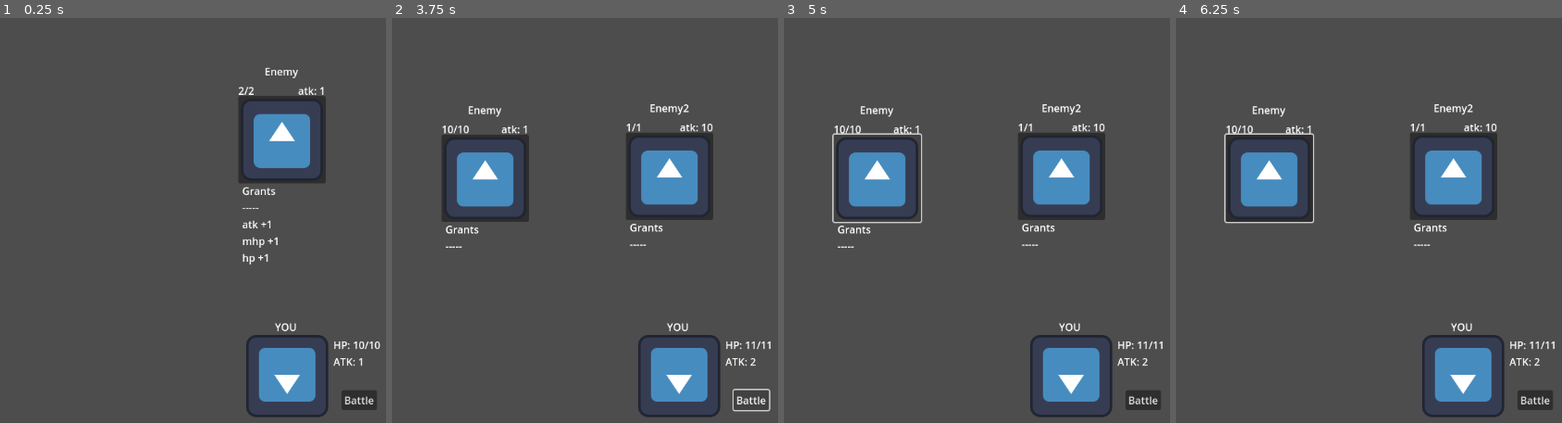
Above: before the commit, frames 1-4 (left to right).
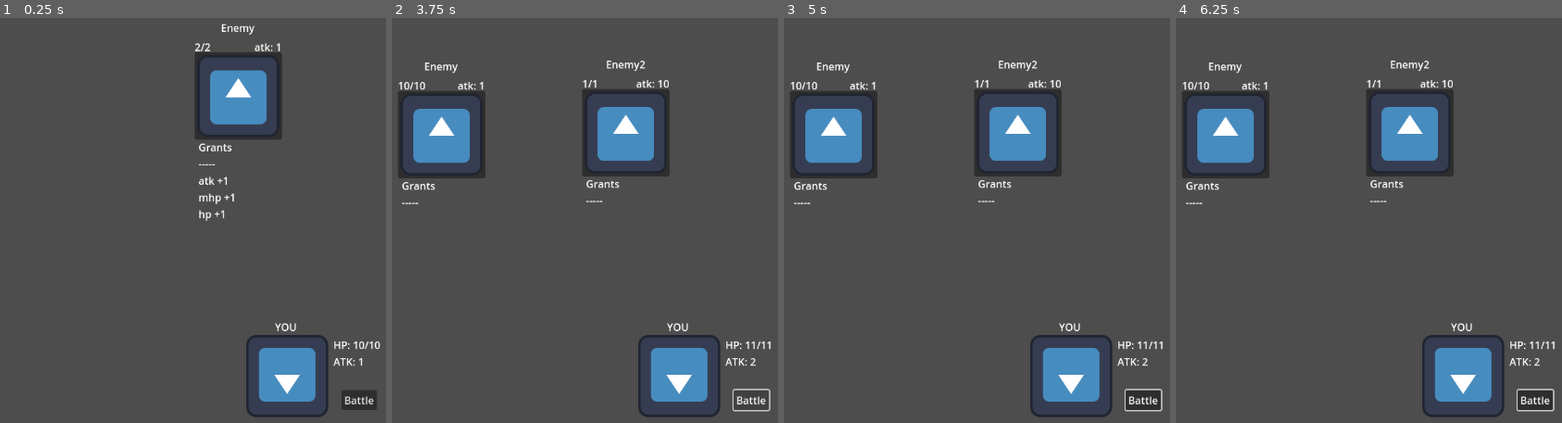
Above: after the commit, the same moments.

Repository: alex-mike-mark-again/godot-combat
Game: Godot game, scene res://main.tscn
The game is run twice, just before and just after one commit, with the same random seed, the same clock (stepped at 60 frames per second) and the same inputs. The engine's default icon, where the game draws it, is replaced by a stand-in: a white triangle on a blue panel in a dark square.
Inputs (mouse positions are in pixels of both pictures, inside the frame that each line leads up to; where the layout moved, square brackets give the same spot in the first picture):
- Up to frame 1 (0.25 s): no input
- Up to frame 2 (3.75 s): click "Battle" at 0.5 s; click (631, 94) [673, 139] at 1.25 s; click "Battle" at 2 s; click (631, 99) at 2.75 s; click "Battle" at 3.5 s
- Up to frame 3 (5 s): click (876, 180) at 4.27 s
- Up to frame 4 (6.25 s): tap Enter at 5 s; move the mouse to (outside the picture) at 5.02 s; tap Space at 5.75 s; move the mouse to (1307, 244) at 5.77 s

The runs differ from the first frame. In frame 1, 6.5% of the frame differs, in the area x 50-85%, y 1-61%; in frame 2, 12%; in frame 3, 12%; in frame 4, 13%, in the area x 1-99%, y 10-98%.

Commit message:
fixes animations. turns out that animations don't move if you move the thing they're animating on in the scene that defines them

Diff:
--- a/enemies/enemy.tscn
+++ b/enemies/enemy.tscn
@@ -58,10 +58,17 @@
 
 [node name="Labels" type="Control" parent="."]
 layout_mode = 1
-anchors_preset = 0
-offset_top = -20.0
-offset_right = 136.0
-offset_bottom = 116.0
+anchors_preset = 8
+anchor_left = 0.5
+anchor_top = 0.5
+anchor_right = 0.5
+anchor_bottom = 0.5
+offset_left = -68.0
+offset_top = -88.0
+offset_right = 68.0
+offset_bottom = 48.0
+grow_horizontal = 2
+grow_vertical = 2
 
 [node name="HP Label" type="Label" parent="Labels"]
 layout_mode = 1
@@ -108,8 +115,17 @@
 
 [node name="Selector" type="Button" parent="."]
 layout_mode = 1
-offset_right = 136.0
-offset_bottom = 136.0
+anchors_preset = 8
+anchor_left = 0.5
+anchor_top = 0.5
+anchor_right = 0.5
+anchor_bottom = 0.5
+offset_left = -68.0
+offset_top = -68.0
+offset_right = 68.0
+offset_bottom = 68.0
+grow_horizontal = 2
+grow_vertical = 2
 icon = ExtResource("2_1djyi")
 
 [connection signal="mouse_entered" from="Selector" to="." method="_on_selector_mouse_entered"]
